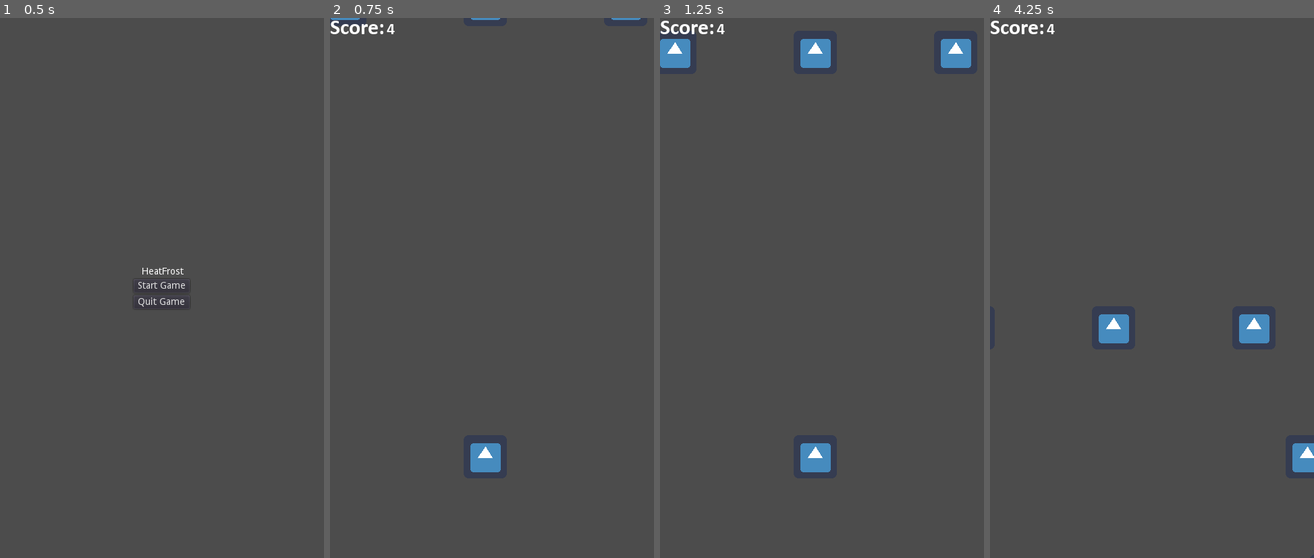
Above: before the commit, frames 1-4 (left to right).
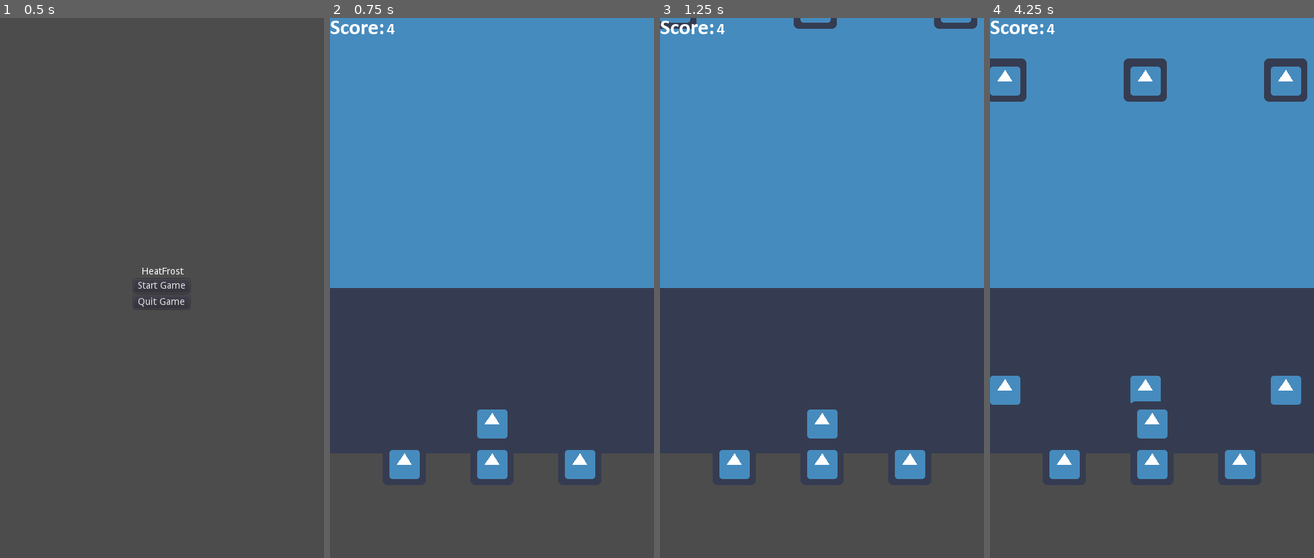
Above: after the commit, the same moments.

Repository: jorgebaptista/jam-heatfrost
Game: Godot game, scene res://Scenes/Start Menu.tscn
Same seed, same stepped clock (60 frames per second), same inputs: the game is played once before the commit and once after it. The engine's default icon, where the game draws it, is replaced by a stand-in: a white triangle on a blue panel in a dark square.
Inputs:
- Up to frame 1 (0.5 s): no input
- Up to frame 2 (0.75 s): click "Start Game" at 0.5 s
- Up to frame 3 (1.25 s): no input
- Up to frame 4 (4.25 s): hold Right (ui_right) 1.28-2.03 s; hold Left (ui_left) 2.03-2.78 s; hold Right (ui_right) from 2.78 s (still down)

Frame 1 is identical in both runs. In frame 2, 52% of the frame differs, in the area x 0-100%, y 0-86%; in frame 3, 50%; in frame 4, 53%.
Error after the commit: Parse Error: The identifier "RIGHT_COLUMN" isn't declared in the current scope. (res://Scripts/Player.gd:18)

Commit message:
Finished player movement (without animations)

Diff:
--- a/HeatFrost/Scenes/Obstacle.tscn
+++ b/HeatFrost/Scenes/Obstacle.tscn
@@ -11,7 +11,6 @@
 
 [node name="Obstacle_1" type="RigidBody2D" parent="." index="0"]
 
-editor/display_folded = true
 position = Vector2( 32, 32 )
 input_pickable = false
 collision_layer = 1
@@ -44,10 +43,10 @@
 
 visible = false
 shape = SubResource( 1 )
+disabled = true
 
 [node name="Obstacle_2" type="RigidBody2D" parent="." index="1"]
 
-editor/display_folded = true
 position = Vector2( 240, 32 )
 input_pickable = false
 collision_layer = 1
@@ -81,10 +80,10 @@
 
 visible = false
 shape = SubResource( 1 )
+disabled = true
 
 [node name="Obstacle_3" type="RigidBody2D" parent="." index="2"]
 
-editor/display_folded = true
 position = Vector2( 448, 32 )
 input_pickable = false
 collision_layer = 1
@@ -117,3 +116,4 @@
 
 visible = false
 shape = SubResource( 1 )
+disabled = true
--- a/HeatFrost/Scenes/World.tscn
+++ b/HeatFrost/Scenes/World.tscn
@@ -1,59 +1,130 @@
-[gd_scene load_steps=7 format=2]
+[gd_scene load_steps=8 format=2]
 
-[ext_resource path="res://Scenes/HUD.tscn" type="PackedScene" id=1]
-[ext_resource path="res://Scenes/Obstacle.tscn" type="PackedScene" id=2]
-[ext_resource path="res://Sprites/icon.png" type="Texture" id=3]
+[ext_resource path="res://Sprites/icon.png" type="Texture" id=1]
+[ext_resource path="res://Scenes/HUD.tscn" type="PackedScene" id=2]
+[ext_resource path="res://Scenes/Obstacle.tscn" type="PackedScene" id=3]
 [ext_resource path="res://Scripts/Player.gd" type="Script" id=4]
 [ext_resource path="res://Scripts/Spawner.gd" type="Script" id=5]
 
-[sub_resource type="CircleShape2D" id=1]
+[sub_resource type="RectangleShape2D" id=1]
+
+custom_solver_bias = 0.0
+extents = Vector2( 10, 10 )
+
+[sub_resource type="CircleShape2D" id=2]
 
 custom_solver_bias = 0.0
 radius = 10.0
 
 [node name="World" type="Node" index="0"]
 
-[node name="HUD" parent="." index="0" instance=ExtResource( 1 )]
+[node name="Background_Test" type="Sprite" parent="." index="0"]
 
-[node name="Obstacle" parent="." index="1" instance=ExtResource( 2 )]
-
-[node name="Background_Test" type="Sprite" parent="." index="2"]
-
-visible = false
 position = Vector2( 228.939, -155.771 )
 scale = Vector2( 14.5625, 27.2031 )
-texture = ExtResource( 3 )
+texture = ExtResource( 1 )
+_sections_unfolded = [ "Animation" ]
 
-[node name="Player" type="KinematicBody2D" parent="." index="3"]
+[node name="HUD" parent="." index="1" instance=ExtResource( 2 )]
+
+[node name="Obstacle" parent="." index="2" instance=ExtResource( 3 )]
+
+[node name="Block_Test2" type="StaticBody2D" parent="." index="3"]
 
 editor/display_folded = true
-position = Vector2( 240, 720 )
+position = Vector2( 380, 730 )
+input_pickable = false
+collision_layer = 1
+collision_mask = 1
+constant_linear_velocity = Vector2( 0, 0 )
+constant_angular_velocity = 0.0
+friction = 1.0
+bounce = 0.0
+_sections_unfolded = [ "Collision", "Pickable", "Transform" ]
+
+[node name="CollisionShape2D" type="CollisionShape2D" parent="Block_Test2" index="0"]
+
+scale = Vector2( 2.29868, 2.29868 )
+shape = SubResource( 1 )
+_sections_unfolded = [ "Transform" ]
+
+[node name="Sprite" type="Sprite" parent="Block_Test2" index="1"]
+
+texture = ExtResource( 1 )
+_sections_unfolded = [ "Transform" ]
+
+[node name="Block_Test3" type="StaticBody2D" parent="." index="4"]
+
+editor/display_folded = true
+position = Vector2( 250, 730 )
+input_pickable = false
+collision_layer = 1
+collision_mask = 1
+constant_linear_velocity = Vector2( 0, 0 )
+constant_angular_velocity = 0.0
+friction = 1.0
+bounce = 0.0
+_sections_unfolded = [ "Collision", "Pickable", "Transform" ]
+
+[node name="CollisionShape2D" type="CollisionShape2D" parent="Block_Test3" index="0"]
+
+scale = Vector2( 2.29868, 2.29868 )
+shape = SubResource( 1 )
+_sections_unfolded = [ "Transform" ]
+
+[node name="Sprite" type="Sprite" parent="Block_Test3" index="1"]
+
+texture = ExtResource( 1 )
+_sections_unfolded = [ "Transform" ]
+
+[node name="Block_Test4" type="StaticBody2D" parent="." index="5"]
+
+editor/display_folded = true
+position = Vector2( 120, 730 )
+input_pickable = false
+collision_layer = 1
+collision_mask = 1
+constant_linear_velocity = Vector2( 0, 0 )
+constant_angular_velocity = 0.0
+friction = 1.0
+bounce = 0.0
+_sections_unfolded = [ "Collision", "Pickable", "Transform" ]
+
+[node name="CollisionShape2D" type="CollisionShape2D" parent="Block_Test4" index="0"]
+
+scale = Vector2( 2.29868, 2.29868 )
+shape = SubResource( 1 )
+_sections_unfolded = [ "Transform" ]
+
+[node name="Sprite" type="Sprite" parent="Block_Test4" index="1"]
+
+texture = ExtResource( 1 )
+_sections_unfolded = [ "Transform" ]
+
+[node name="Player" type="KinematicBody2D" parent="." index="6"]
+
+position = Vector2( 250, 670 )
 input_pickable = false
 collision_layer = 1
 collision_mask = 1
 collision/safe_margin = 0.08
 script = ExtResource( 4 )
-_sections_unfolded = [ "Transform" ]
-__meta__ = {
-"_edit_group_": true
-}
-horizontal_speed = 200
+_sections_unfolded = [ "Collision", "Material", "Pickable", "Transform", "Visibility", "Z Index", "collision" ]
 vertical_speed = 100
 
 [node name="Sprite" type="Sprite" parent="Player" index="0"]
 
-texture = ExtResource( 3 )
+texture = ExtResource( 1 )
 
 [node name="CollisionShape2D" type="CollisionShape2D" parent="Player" index="1"]
 
-visible = false
 scale = Vector2( 3.07692, 3.07692 )
-shape = SubResource( 1 )
+shape = SubResource( 2 )
 _sections_unfolded = [ "Visibility" ]
 
 [node name="Camera2D" type="Camera2D" parent="Player" index="2"]
 
-position = Vector2( 10, -250 )
+position = Vector2( 0, -200 )
 anchor_mode = 1
 rotating = false
 current = true
@@ -78,7 +149,7 @@
 editor_draw_drag_margin = true
 _sections_unfolded = [ "Drag Margin", "Editor", "Limit" ]
 
-[node name="Spawner" type="Timer" parent="." index="4"]
+[node name="Spawner" type="Timer" parent="." index="7"]
 
 process_mode = 1
 wait_time = 2.0
--- a/HeatFrost/Scripts/Player.gd
+++ b/HeatFrost/Scripts/Player.gd
@@ -1,19 +1,42 @@
 extends KinematicBody2D
 
-export var horizontal_speed = 200
+var direction = Vector2()
+
+const RIGHT = Vector2(130, 0)
+const LEFT = Vector2(-130, 0)
+
+var horizontal_speed = 0
+
 export var vertical_speed = 100
-
 var motion = Vector2()
 
-func _process(delta):
-	if Input.is_action_pressed("ui_right"):
-		motion.x = horizontal_speed
-	elif Input.is_action_pressed("ui_left"):
-		motion.x = -horizontal_speed
-	else:
-		motion.x = 0
+enum COLUMN_POSITION{LEFT_COLUMN, MIDDLE_COLUMN, RIGHT_COLUMN}
+var current_column = COLUMN_POSITION.MIDDLE_COLUMN
 
 func _physics_process(delta):
+
+	if Input.is_action_just_pressed("ui_right") and current_column != RIGHT_COLUMN:
+		horizontal_speed = 1
+		direction = RIGHT
+
+		if current_column == LEFT_COLUMN:
+			current_column = MIDDLE_COLUMN
+		elif current_column == MIDDLE_COLUMN:
+			current_column = RIGHT_COLUMN
+
+	elif Input.is_action_just_pressed("ui_left") and current_column != LEFT_COLUMN:
+		horizontal_speed = 1
+		direction = LEFT
+
+		if current_column == RIGHT_COLUMN:
+			current_column = MIDDLE_COLUMN
+		elif current_column == MIDDLE_COLUMN:
+			current_column = LEFT_COLUMN
+
+	else:
+		horizontal_speed = 0
+
+	move_and_collide(horizontal_speed * direction)
+
 	motion.y = -vertical_speed
-
-	motion = move_and_slide(motion)
+	move_and_slide(motion)
--- a/HeatFrost/default_env.tres
+++ b/HeatFrost/default_env.tres
@@ -1,5 +1,100 @@
 [gd_resource type="Environment" load_steps=2 format=2]
+
 [sub_resource type="ProceduralSky" id=1]
+
+radiance_size = 4
+sky_top_color = Color( 0.0470588, 0.454902, 0.976471, 1 )
+sky_horizon_color = Color( 0.556863, 0.823529, 0.909804, 1 )
+sky_curve = 0.25
+sky_energy = 1.0
+ground_bottom_color = Color( 0.101961, 0.145098, 0.188235, 1 )
+ground_horizon_color = Color( 0.482353, 0.788235, 0.952941, 1 )
+ground_curve = 0.01
+ground_energy = 1.0
+sun_color = Color( 1, 1, 1, 1 )
+sun_latitude = 35.0
+sun_longitude = 0.0
+sun_angle_min = 1.0
+sun_angle_max = 100.0
+sun_curve = 0.05
+sun_energy = 16.0
+texture_size = 2
+
 [resource]
+
 background_mode = 2
 background_sky = SubResource( 1 )
+background_sky_custom_fov = 0.0
+background_color = Color( 0, 0, 0, 1 )
+background_energy = 1.0
+background_canvas_max_layer = 0
+ambient_light_color = Color( 0, 0, 0, 1 )
+ambient_light_energy = 1.0
+ambient_light_sky_contribution = 1.0
+fog_enabled = false
+fog_color = Color( 0.5, 0.6, 0.7, 1 )
+fog_sun_color = Color( 1, 0.9, 0.7, 1 )
+fog_sun_amount = 0.0
+fog_depth_enabled = true
+fog_depth_begin = 10.0
+fog_depth_curve = 1.0
+fog_transmit_enabled = false
+fog_transmit_curve = 1.0
+fog_height_enabled = false
+fog_height_min = 0.0
+fog_height_max = 100.0
+fog_height_curve = 1.0
+tonemap_mode = 0
+tonemap_exposure = 1.0
+tonemap_white = 1.0
+auto_exposure_enabled = false
+auto_exposure_scale = 0.4
+auto_exposure_min_luma = 0.05
+auto_exposure_max_luma = 8.0
+auto_exposure_speed = 0.5
+ss_reflections_enabled = false
+ss_reflections_max_steps = 64
+ss_reflections_fade_in = 0.15
+ss_reflections_fade_out = 2.0
+ss_reflections_depth_tolerance = 0.2
+ss_reflections_roughness = true
+ssao_enabled = false
+ssao_radius = 1.0
+ssao_intensity = 1.0
+ssao_radius2 = 0.0
+ssao_intensity2 = 1.0
+ssao_bias = 0.01
+ssao_light_affect = 0.0
+ssao_color = Color( 0, 0, 0, 1 )
+ssao_quality = 0
+ssao_blur = 3
+ssao_edge_sharpness = 4.0
+dof_blur_far_enabled = false
+dof_blur_far_distance = 10.0
+dof_blur_far_transition = 5.0
+dof_blur_far_amount = 0.1
+dof_blur_far_quality = 1
+dof_blur_near_enabled = false
+dof_blur_near_distance = 2.0
+dof_blur_near_transition = 1.0
+dof_blur_near_amount = 0.1
+dof_blur_near_quality = 1
+glow_enabled = false
+glow_levels/1 = false
+glow_levels/2 = false
+glow_levels/3 = true
+glow_levels/4 = false
+glow_levels/5 = true
+glow_levels/6 = false
+glow_levels/7 = false
+glow_intensity = 0.8
+glow_strength = 1.0
+glow_bloom = 0.0
+glow_blend_mode = 2
+glow_hdr_threshold = 1.0
+glow_hdr_scale = 2.0
+glow_bicubic_upscale = false
+adjustment_enabled = false
+adjustment_brightness = 1.0
+adjustment_contrast = 1.0
+adjustment_saturation = 1.0
--- a/HeatFrost/project.godot
+++ b/HeatFrost/project.godot
@@ -22,7 +22,6 @@
 window/handheld/orientation="portrait"
 window/stretch/mode="2d"
 window/stretch/aspect="keep"
-window/stretch/shrink="1"
 
 [input]
 
@@ -38,3 +37,4 @@
 [rendering]
 
 environment/default_environment="res://default_env.tres"
+environment/stretch/shrink=1
